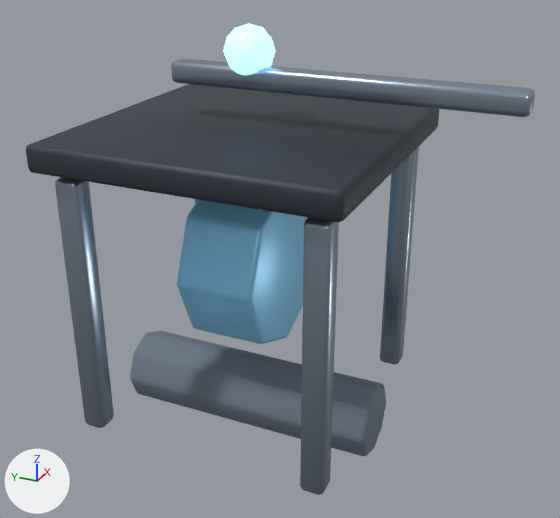
The Blender file assets-source/blender/buildings/auto_rebuilder.blend: old version first, new version second.
One viewpoint serves both versions: a camera (50 mm lens) standing at (-4.86, -2.42, 3.81) and looking at (0.0, -0.23, 1.38). Every picture has the same lights, and +X, +Y and +Z are marked at lower left. The first picture is the older version.

The first picture shows 'craneCore', 'frame.-0.9.-0.9', 'frame.-0.9.0.9', 'frame.0.9.0.9', 'jib', 'plinth', 'productionCore', 'topFrame'.
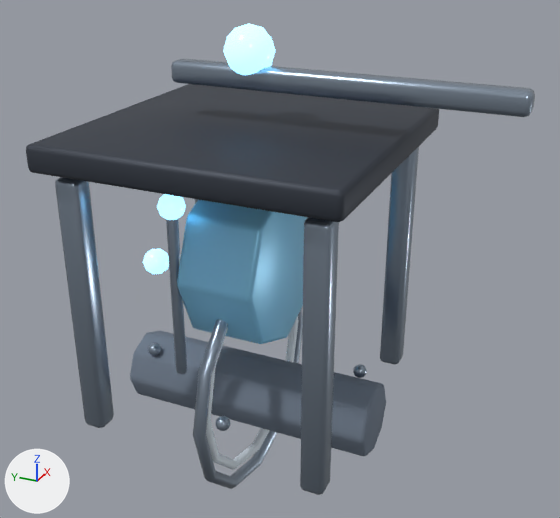
Boxes (x1, y1, x2, y2) around the edits, measured in the pictures (560 x 518 px):
'plinthTrim', added: after (193, 308, 303, 489)
'pipe.-0.55', added: after (166, 219, 187, 374)
'plinthSnow', added: after (206, 316, 298, 470)
'pipeLamp.-0.55', added (blue): after (157, 194, 186, 220)
'identityLamp', added: after (143, 249, 169, 274)
'plinthBolt.3', added: after (215, 416, 230, 431)
'plinthBolt.0', added: after (353, 364, 367, 378)
'plinthBolt.2', added: after (148, 343, 161, 356)

Edits to the bpy script that builds the scene:
```text
Add ob_pipelamp__0_55:
    ob_pipelamp__0_55 = bpy.data.objects.new('pipeLamp.-0.55', me_icosphere_184)  # an icosphere of 80 faces spanning x -0.095..0.095, y -0.1..0.1, z -0.1..0.1; in mat_mat_auto_rebuilder_glow (blue #90daff, glowing blue #90daff); modifiers BEVEL
    ob_pipelamp__0_55.parent = ob_buildingroot
    ob_pipelamp__0_55.location = (-0.55, 1.9, -0.35)
Add ob_pipe__0_55:
    ob_pipe__0_55 = bpy.data.objects.new('pipe.-0.55', me_cylinder_075)  # a 7-sided cylinder along z spanning x -0.044..0.044, y -0.041..0.045, z -0.65..0.65; in mat_mat_auto_rebuilder_metal (greyish blue #99a8b8); modifiers BEVEL
    ob_pipe__0_55.parent = ob_buildingroot
    ob_pipe__0_55.location = (-0.55, 1.2, -0.35)
    ob_pipe__0_55.rotation_euler = (1.571, 0.0, 0.0)  # degrees (90, 0, 0)
Add ob_plinthbolt_3:
    ob_plinthbolt_3 = bpy.data.objects.new('plinthBolt.3', me_icosphere_183)  # an icosphere of 80 faces spanning x -0.0523..0.0523, y -0.055..0.055, z -0.055..0.055; in mat_mat_auto_rebuilder_metal (greyish blue #99a8b8); modifiers BEVEL
    ob_plinthbolt_3.parent = ob_buildingroot
    ob_plinthbolt_3.location = (-0.845, 0.42, 0.16)
Add ob_plinthbolt_2:
    ob_plinthbolt_2 = bpy.data.objects.new('plinthBolt.2', me_icosphere_183.copy())  # modifiers BEVEL
    ob_plinthbolt_2.parent = ob_buildingroot
    ob_plinthbolt_2.location = (-0.178, 0.42, -0.841)
Add ob_plinthbolt_0:
    ob_plinthbolt_0 = bpy.data.objects.new('plinthBolt.0', me_icosphere_183.copy())  # modifiers BEVEL
    ob_plinthbolt_0.parent = ob_buildingroot
    ob_plinthbolt_0.location = (0.213, 0.42, 0.833)
Add ob_identitylamp:
    ob_identitylamp = bpy.data.objects.new('identityLamp', me_icosphere_179)  # an icosphere of 80 faces spanning x -0.105..0.105, y -0.11..0.11, z -0.11..0.11; in mat_mat_auto_rebuilder_glow (blue #90daff, glowing blue #90daff); modifiers BEVEL
    ob_identitylamp.parent = ob_buildingroot
    ob_identitylamp.location = (0.0, 1.15, -0.88)
Add ob_plinthsnow:
    ob_plinthsnow = bpy.data.objects.new('plinthSnow', me_torus_036)  # a torus around z (ring radius 0.82, tube radius 0.04) spanning x -0.86..0.86, y -0.86..0.86, z -0.04..0.04; in mat_mat_auto_rebuilder_snow (white #e7f3fd); modifiers BEVEL
    ob_plinthsnow.parent = ob_buildingroot
    ob_plinthsnow.location = (0.0, 0.38, 0.0)
Add ob_plinthtrim:
    ob_plinthtrim = bpy.data.objects.new('plinthTrim', me_torus_035)  # a torus around z (ring radius 0.92, tube radius 0.05) spanning x -0.96..0.96, y -0.96..0.96, z -0.05..0.05; in mat_mat_auto_rebuilder_metal (greyish blue #99a8b8); modifiers BEVEL
    ob_plinthtrim.parent = ob_buildingroot
    ob_plinthtrim.location = (0.0, 0.31, 0.0)
```
